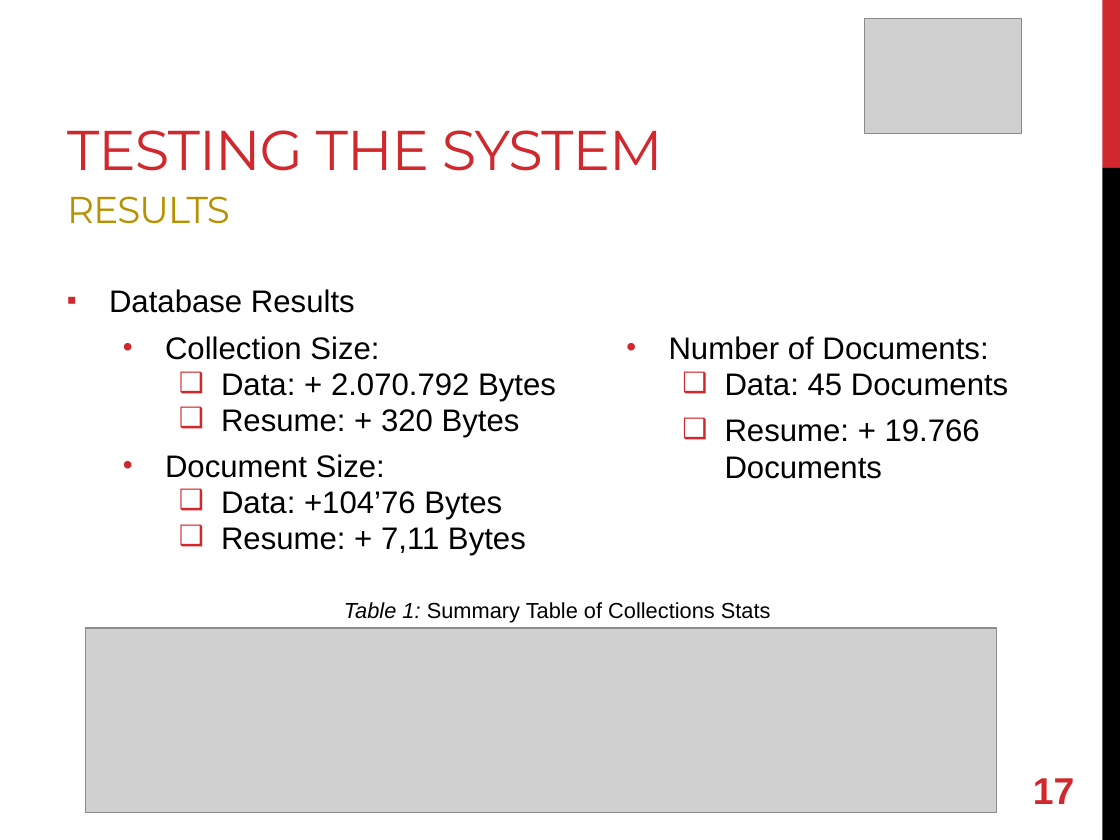
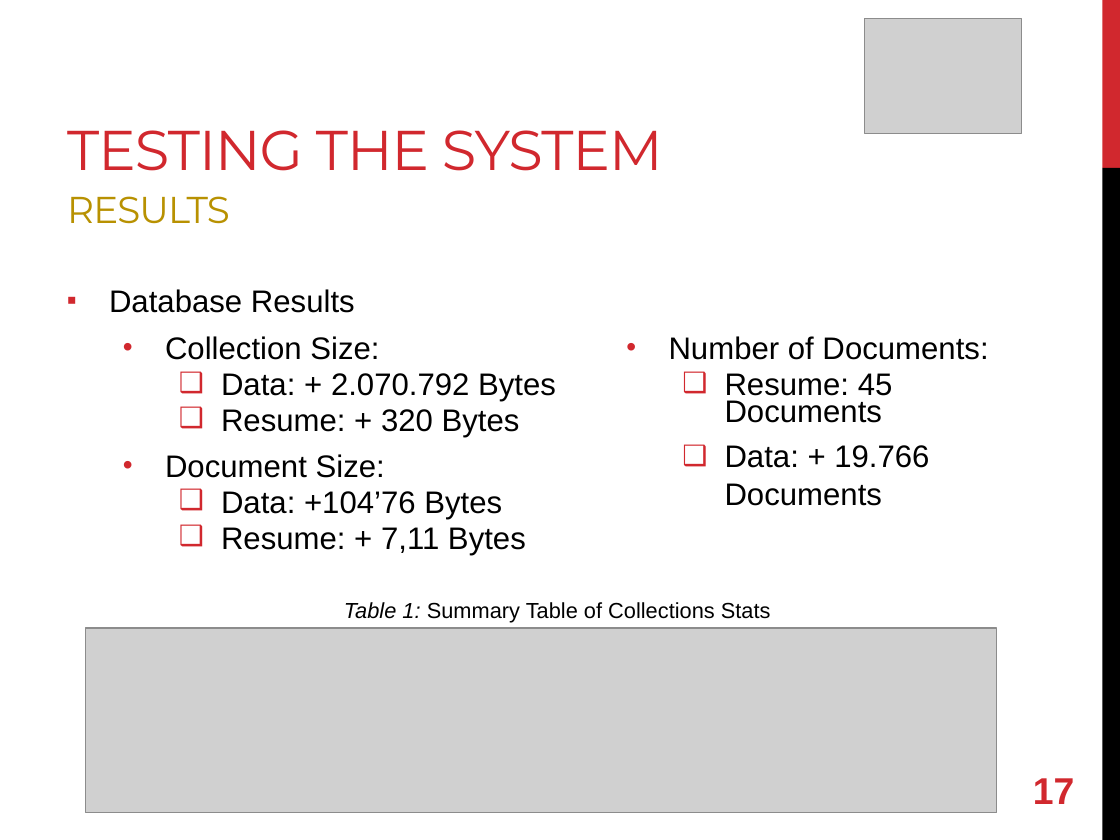
Before and after one commit to FerranSelva/Visual-Interface-for-Wi-Fi-Networks-Monitoring, a slide deck: slide 18 of Visual Interface for Wi-Fi Networks Monitoring.pptx. Drawn at 1120x840 pixels with LibreOffice and Linux fonts; fonts in the diff are those of the drawing; grey boxes stand for pictures. Boxes give left, top, right and bottom in pixels: in the first picture for what was removed or moved away, otherwise in the second. Text is boxed around its words. In the diff, an @@ line names an element or a change of style, - is before the commit and + after.

Commit message:
PRES

```diff
--- a/Visual Interface for Wi-Fi Networks Monitoring.pptx
+++ b/Visual Interface for Wi-Fi Networks Monitoring.pptx
@@ text at bbox=[725, 373, 929, 506]: text changed @@
-    ❑ Data: 45 Documents
-    ❑ Resume: + 19.766 Documents
+    ❑ Resume: 45 Documents
+    ❑ Data: + 19.766 Documents
```
